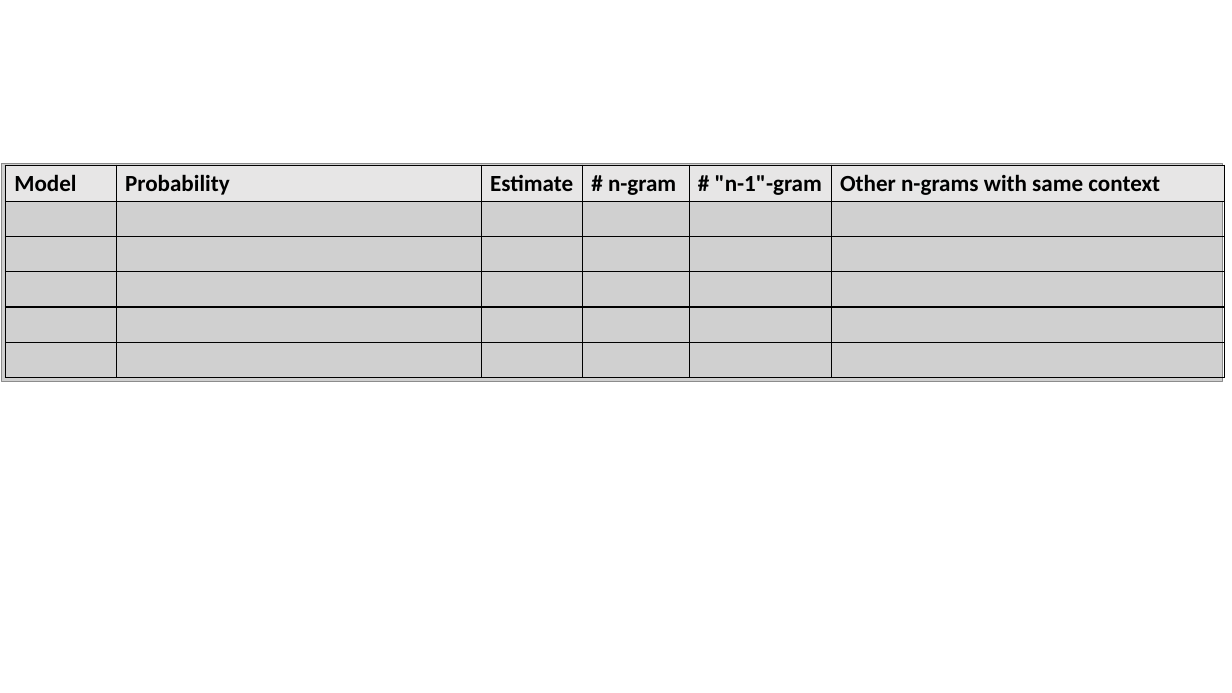
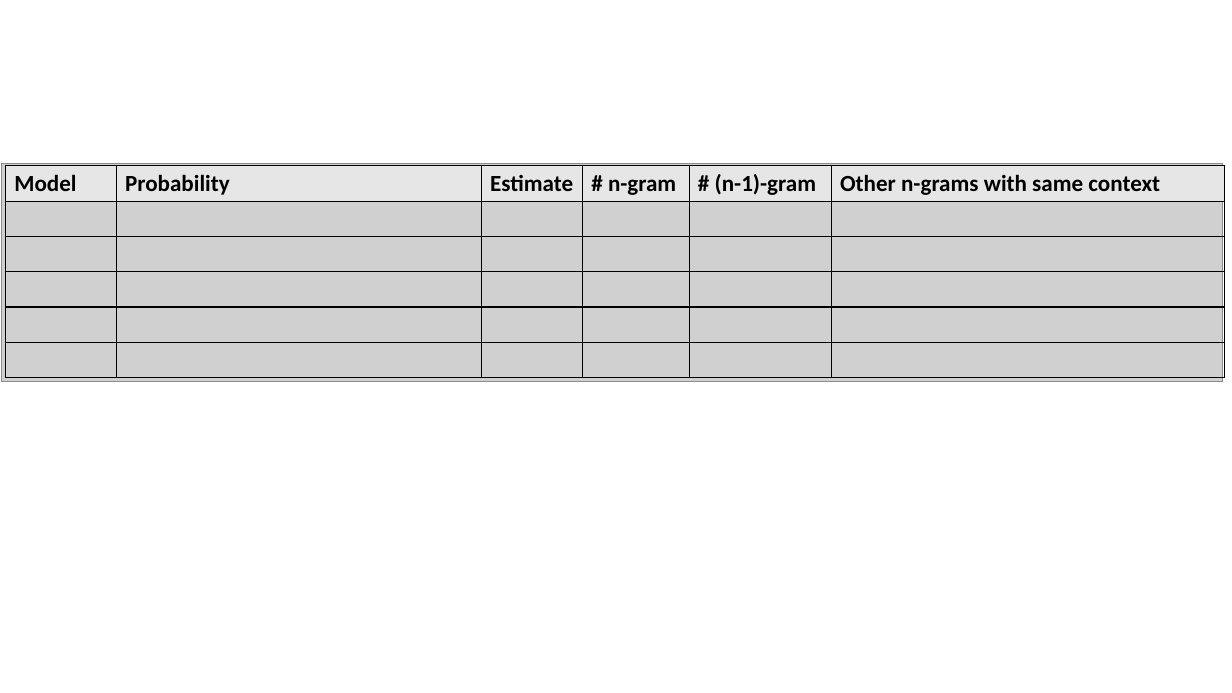
Before and after one commit to khanhnguyendata/ngram, a slide deck: slide 20 of ppt/medium.pptx. Drawn at 1232x693 pixels with LibreOffice and Linux fonts; fonts in the diff are those of the drawing; grey boxes stand for pictures. Boxes give left, top, right and bottom in pixels: in the first picture for what was removed or moved away, otherwise in the second. Text is boxed around its words. In the diff, an @@ line names an element or a change of style, - is before the commit and + after.

```diff
--- a/ppt/medium.pptx
+++ b/ppt/medium.pptx
@@ table at [6,165,1225,378] @@
@@ row 1, column 5: "# "n-1"-gram" to "# (n-1)-gram" @@
```
Also in this commit, not shown: 1 other slide changed, 3 other files.
